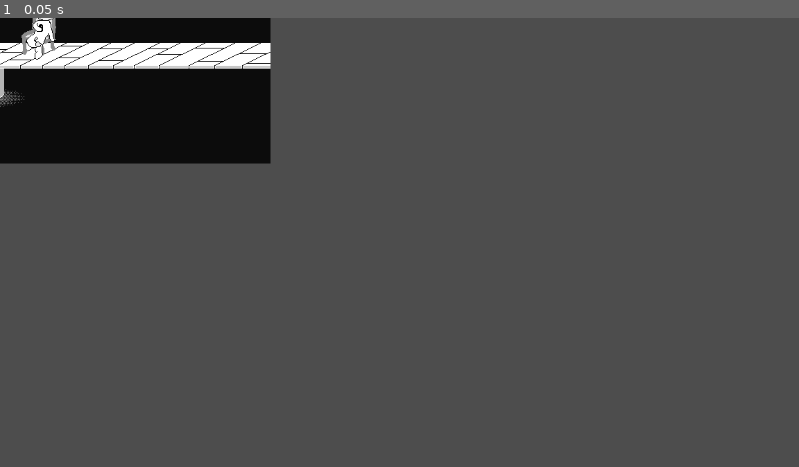
Above: before the commit, frame 1.
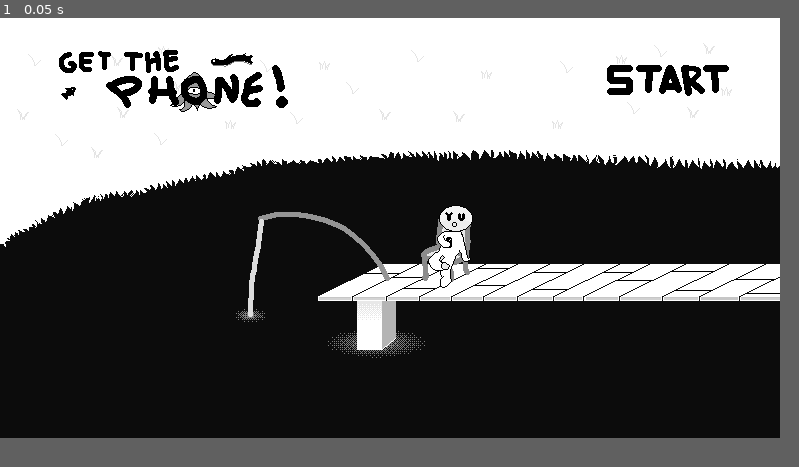
Above: after the commit, the same moment.

Repository: YoussefDevPro/get-the-phone-
Game: Godot game, scene res://scenes/menu.tscn
The game is run twice, just before and just after one commit, with the same random seed, the same clock (stepped at 60 frames per second) and the same inputs. Before the commit the project has no main scene; this scene is started directly in both runs.
Inputs:
- Up to frame 1 (0.05 s): no input
In our replay, the window is 799x449 before the commit and 780x420 after it. These sizes can differ from the game's own. Grey fills any space a smaller window leaves; there, only what the larger window draws over its background counts as a difference.

The runs differ from the first frame. In frame 1, 89% of the frame differs, in the area x 0-98%, y 0-94%.

Commit message:
added menu but aa i forgot the charger ihapojsodiflml!k:!l

Diff:
--- a/project.godot
+++ b/project.godot
@@ -11,8 +11,14 @@
 [application]
 
 config/name="get the phone!"
+run/main_scene="uid://bwra1s1ud0r1r"
 config/features=PackedStringArray("4.6", "GL Compatibility")
 config/icon="res://icon.svg"
+
+[display]
+
+window/size/viewport_width=780
+window/size/viewport_height=420
 
 [physics]
 
--- a/scenes/menu.tscn
+++ b/scenes/menu.tscn
@@ -1,26 +1,40 @@
 [gd_scene format=3 uid="uid://bwra1s1ud0r1r"]
 
 [ext_resource type="Texture2D" uid="uid://cclj2wx771qs4" path="res://sprites/scenes/Scene_1.png" id="1_yqeox"]
+[ext_resource type="Texture2D" uid="uid://bdti75i2cv03q" path="res://sprites/logo.png" id="2_con2f"]
+[ext_resource type="Texture2D" uid="uid://i25n2uaan1yu" path="res://sprites/scenes/start_btn.png" id="3_mhnvy"]
 
-[node name="Node2D" type="Node2D" unique_id=538046687]
-
-[node name="MainMenu" type="MarginContainer" parent="." unique_id=1520976369]
+[node name="MainMenu" type="MarginContainer" unique_id=1520976369]
 anchors_preset = 15
 anchor_right = 1.0
 anchor_bottom = 1.0
 grow_horizontal = 2
 grow_vertical = 2
-theme_override_constants/margin_left = 30
-theme_override_constants/margin_top = 30
-theme_override_constants/margin_right = 30
-theme_override_constants/margin_bottom = 30
 
-[node name="TextureRect" type="TextureRect" parent="MainMenu" unique_id=1605388714]
+[node name="bg" type="TextureRect" parent="." unique_id=1605388714]
 layout_mode = 2
 texture = ExtResource("1_yqeox")
-expand_mode = 2
+expand_mode = 1
+stretch_mode = 2
+
+[node name="MarginContainer" type="MarginContainer" parent="." unique_id=249487125]
+layout_mode = 2
+theme_override_constants/margin_top = 30
+
+[node name="HBoxContainer" type="HBoxContainer" parent="MarginContainer" unique_id=1990249087]
+layout_mode = 2
+size_flags_horizontal = 4
+size_flags_vertical = 0
+size_flags_stretch_ratio = 7.0
+theme_override_constants/separation = 300
+alignment = 1
+
+[node name="logo" type="TextureRect" parent="MarginContainer/HBoxContainer" unique_id=579999150]
+layout_mode = 2
+texture = ExtResource("2_con2f")
+stretch_mode = 2
+
+[node name="start_btn" type="TextureRect" parent="MarginContainer/HBoxContainer" unique_id=942756654]
+layout_mode = 2
+texture = ExtResource("3_mhnvy")
 stretch_mode = 3
-
-[node name="TextureRect2" type="TextureRect" parent="MainMenu" unique_id=579999150]
-layout_mode = 2
-stretch_mode = 1
